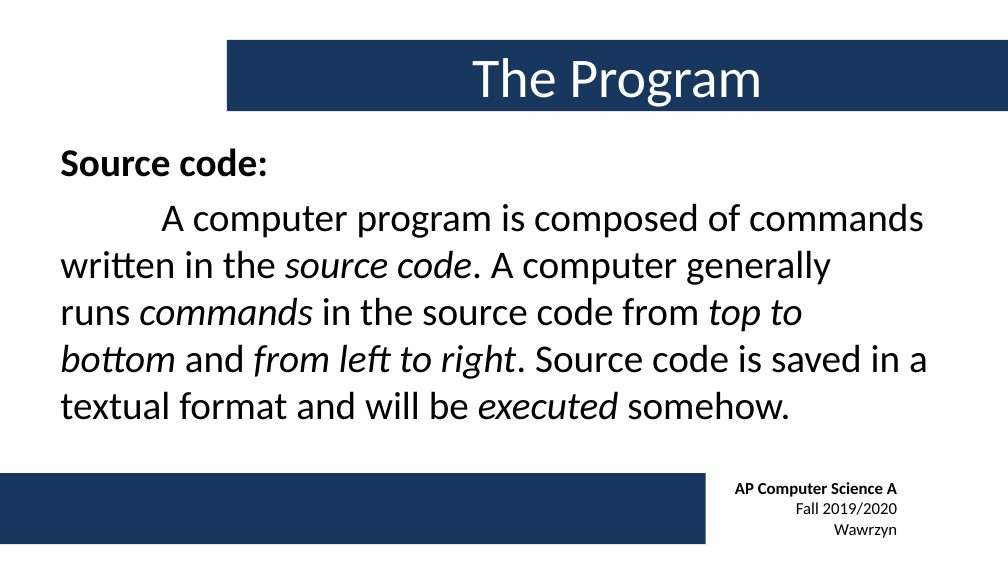
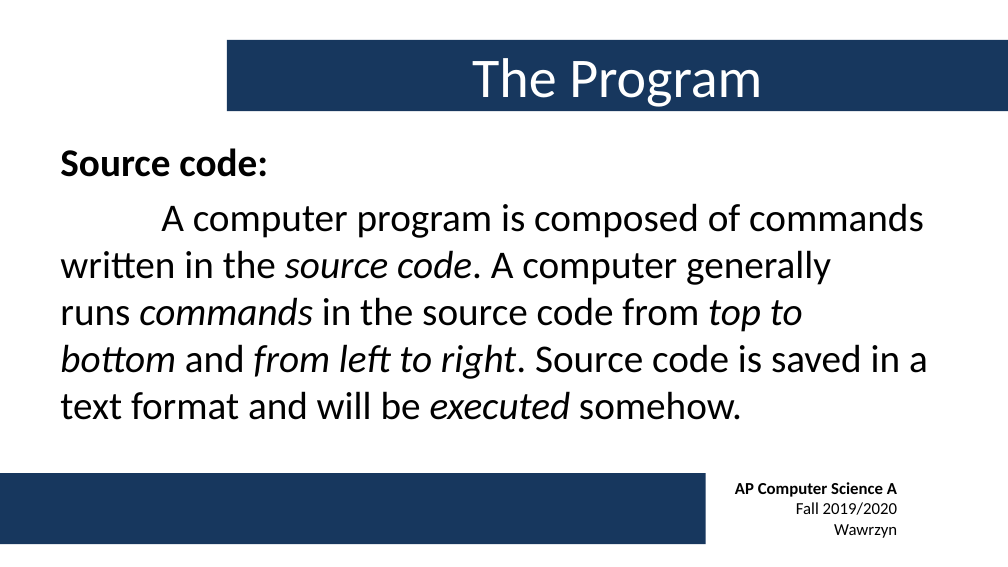
Before and after one commit to swawrzyn/shtcs-ap-cs-fall-2019, a slide deck: slide 7 of Week 1/AP CS A - Week 1 Lecture.pptx. Drawn at 1008x567 pixels with LibreOffice and Linux fonts; fonts in the diff are those of the drawing; background and template pictures are left out. Boxes give left, top, right and bottom in pixels: in the first picture for what was removed or moved away, otherwise in the second. Text is boxed around its words. In the diff, an @@ line names an element or a change of style, - is before the commit and + after.

```diff
--- a/Week 1/AP CS A - Week 1 Lecture.pptx
+++ b/Week 1/AP CS A - Week 1 Lecture.pptx
@@ text at [60,203,928,420]: text changed @@
-A computer program is composed of commands written in the source code. A computer generally runs commands in the source code from top to bottom and from left to right. Source code is saved in a textual format and will be executed somehow.
+A computer program is composed of commands written in the source code. A computer generally runs commands in the source code from top to bottom and from left to right. Source code is saved in a text format and will be executed somehow.
```
Also in this commit, not shown: 1 other slide changed, 1 other file.
